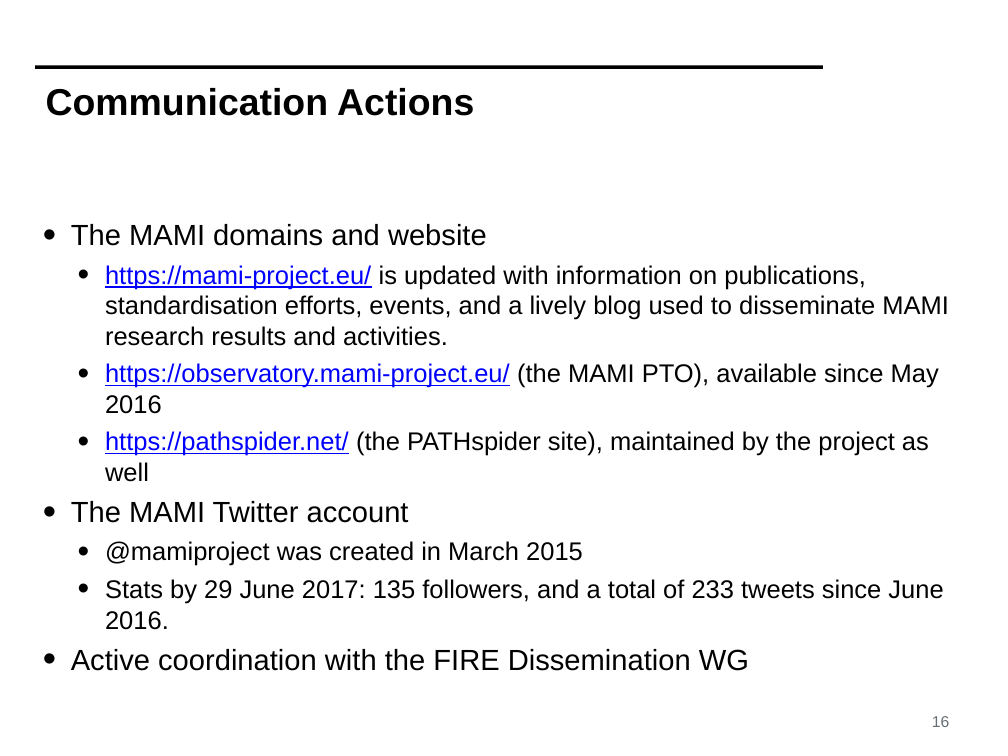
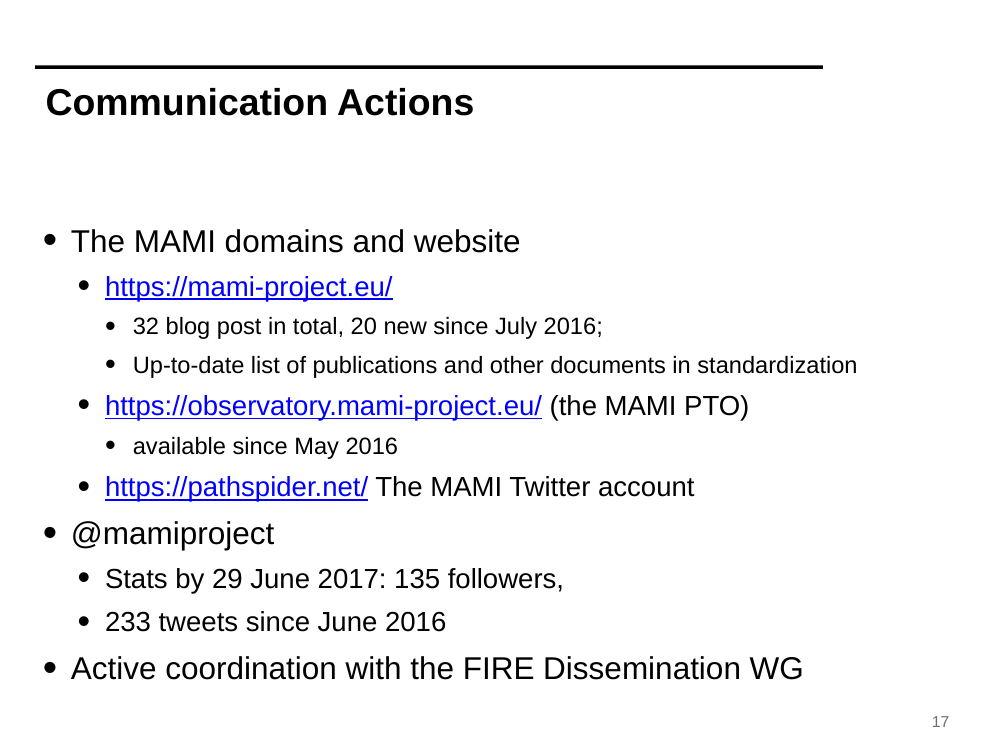
Before and after one commit to mami-project/roadshows, a slide deck: slide 17 of review2-zurich/WP4-ReviewM18.pptx (slide 16 before the commit). Drawn at 1008x756 pixels with LibreOffice and Linux fonts; fonts in the diff are those of the drawing; background and template pictures are left out. Boxes give left, top, right and bottom in pixels: in the first picture for what was removed or moved away, otherwise in the second. Text is boxed around its words. In the diff, an @@ line names an element or a change of style, - is before the commit and + after.

```diff
--- a/review2-zurich/WP4-ReviewM18.pptx
+++ b/review2-zurich/WP4-ReviewM18.pptx
@@ text at (71,229,804,680): size 29.6 to 32 pt in "The MAMI domains and website", "Active coordination with the FIRE Dissemination WG"; line spacing 1 to 1.1 @@
@@ text at (71,276,857,632): text changed; size 25.9 to 28 pt @@
-  • https://mami-project.eu/ is updated with information on publications, standardisation efforts, events, and a lively blog used to disseminate MAMI research results and activities.
-  • https://observatory.mami-project.eu/ (the MAMI PTO), available since May 2016
-  • https://pathspider.net/ (the PATHspider site), maintained by the project as well
-• The MAMI Twitter account
-  • @mamiproject was created in March 2015
-  • Stats by 29 June 2017: 135 followers, and a total of 233 tweets since June 2016.
+  • https://mami-project.eu/
+    • 32 blog post in total, 20 new since July 2016;
+    • Up-to-date list of publications and other documents in standardization
+  • https://observatory.mami-project.eu/ (the MAMI PTO)
+    • available since May 2016
+  • https://pathspider.net/ The MAMI Twitter account
+• @mamiproject
+  • Stats by 29 June 2017: 135 followers,
+  • 233 tweets since June 2016
@@ page number at (932,716,949,727): text changed @@
-16
+17
```
Also in this commit, not shown: 11 other slides changed, 4 slides added, 3 slides removed.
